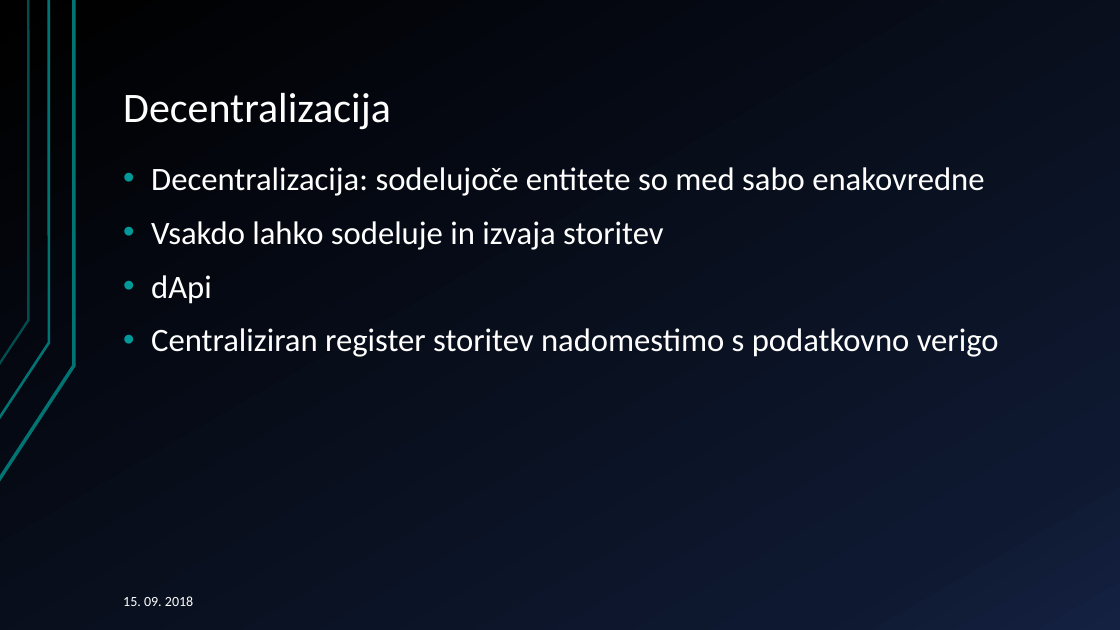
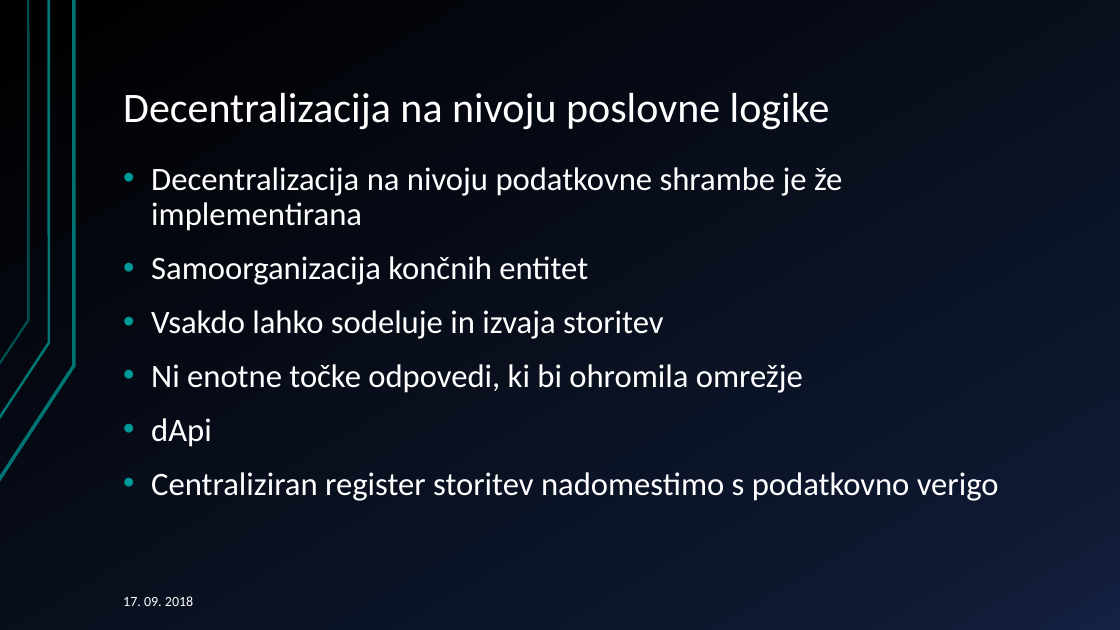
Before and after one commit to primozH/diploma, a slide deck: slide 11 of mikrostoritve decentralizacija.pptx. Drawn at 1120x630 pixels with LibreOffice and Linux fonts; fonts in the diff are those of the drawing. Boxes give left, top, right and bottom in pixels: in the first picture for what was removed or moved away, otherwise in the second. Text is boxed around its words. In the diff, an @@ line names an element or a change of style, - is before the commit and + after.

```diff
--- a/mikrostoritve decentralizacija.pptx
+++ b/mikrostoritve decentralizacija.pptx
@@ title at [123,93,830,130]: text changed @@
-Decentralizacija
+Decentralizacija na nivoju poslovne logike
@@ text at [151,167,842,285]: text changed @@
-• Decentralizacija: sodelujoče entitete so med sabo enakovredne
+• Decentralizacija na nivoju podatkovne shrambe je že implementirana
+• Samoorganizacija končnih entitet
@@ text at [151,364,803,393]: paragraph added @@
+• Ni enotne točke odpovedi, ki bi ohromila omrežje
@@ text at [123,596,193,606]: text changed @@
-15. 09. 2018
+17. 09. 2018
```
Also in this commit, not shown: 14 other slides changed.
